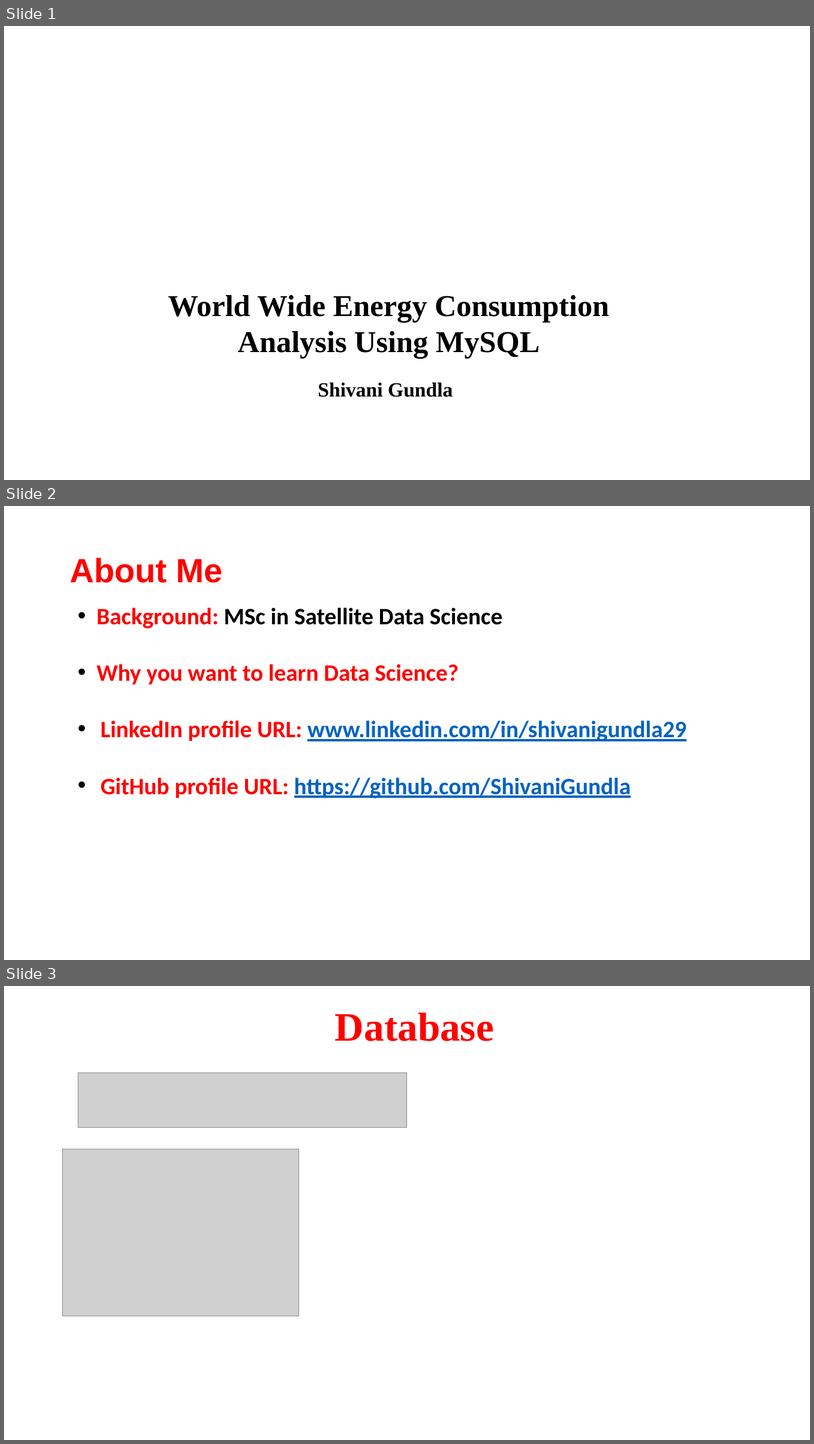
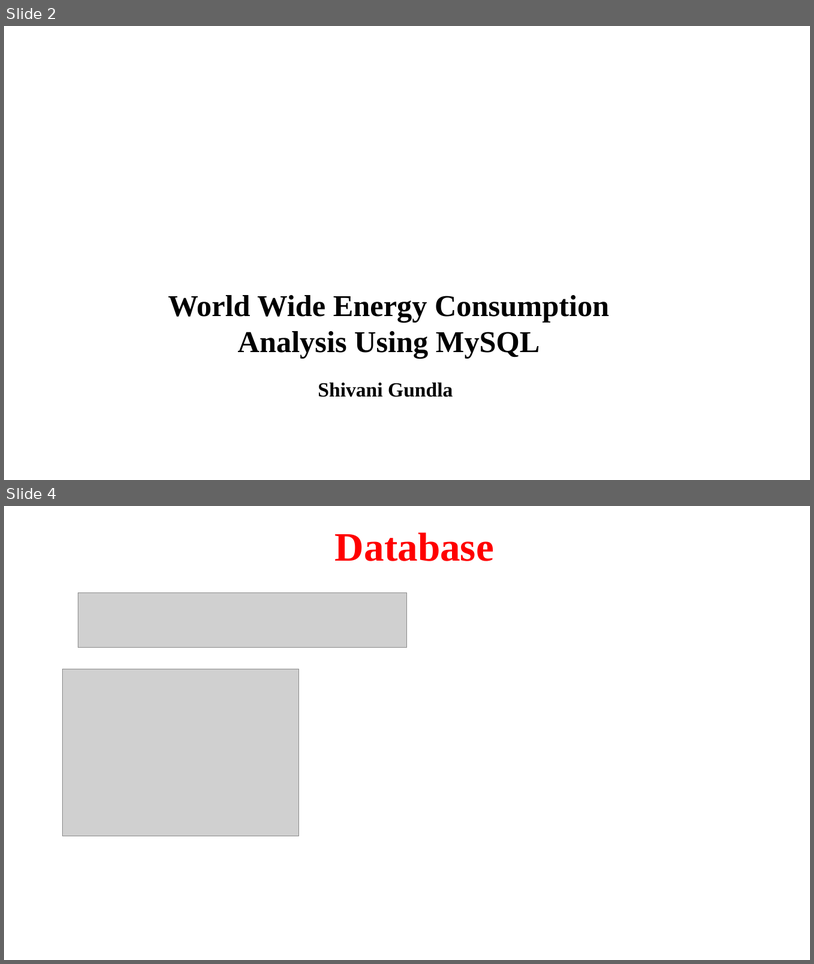
Before and after one commit to ShivaniGundla/SQL_Project, a slide deck: presentation/SQL_Project_Shivani_Gundla.pptx. Shown one above the other, each under a label of ours: slides 1, 2 and 3 before the commit, slides 2 and 4 after it; the slides between them are not shown. The pictures are 814x1444 and 814x964 pixels, drawn with LibreOffice and Linux fonts; fonts in the diff are those of the drawing; grey boxes stand for pictures; background and template pictures are left out. Boxes give left, top, right and bottom in pixels: in the first picture for what was removed or moved away, otherwise in the second. Text is boxed around its words. In the diff, an @@ line names an element or a change of style, - is before the commit and + after.

```diff
--- a/presentation/SQL_Project_Shivani_Gundla.pptx
+++ b/presentation/SQL_Project_Shivani_Gundla.pptx
@@ slide 2 removed at [4, 506, 810, 960], background #FFFFFF @@
@@ text removed at [70, 558, 223, 583] @@
-About Me
@@ text removed at [96, 607, 687, 798] @@
-• Background: MSc in Satellite Data Science
-• Why you want to learn Data Science?
-• LinkedIn profile URL: www.linkedin.com/in/shivanigundla29
-• GitHub profile URL: https://github.com/ShivaniGundla
@@ what was slide 1 is now slide 2 @@
@@ what was slide 3 is now slide 4 @@
```
Also in this commit, not shown: 17 slides changed, 2 slides added, 1 other slide removed.
